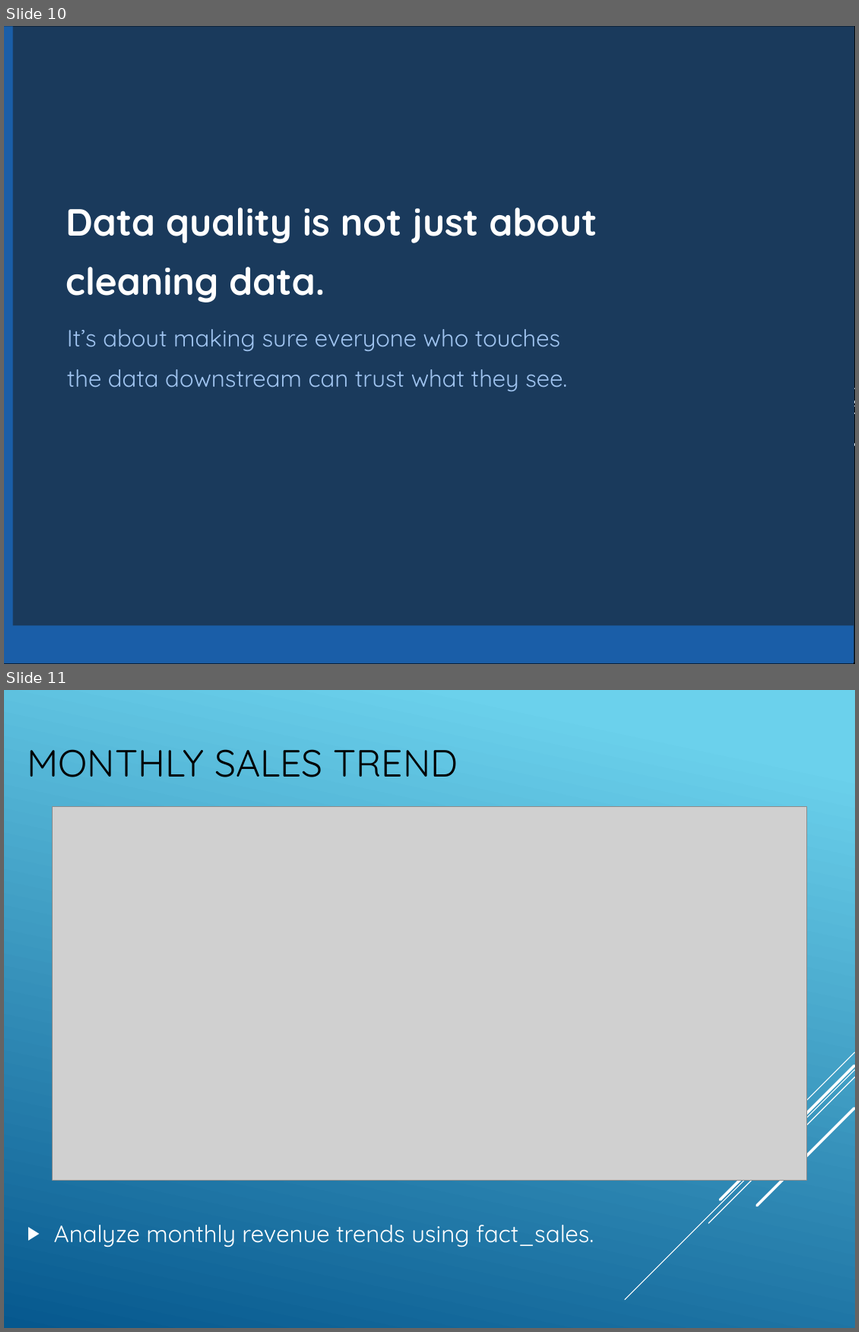
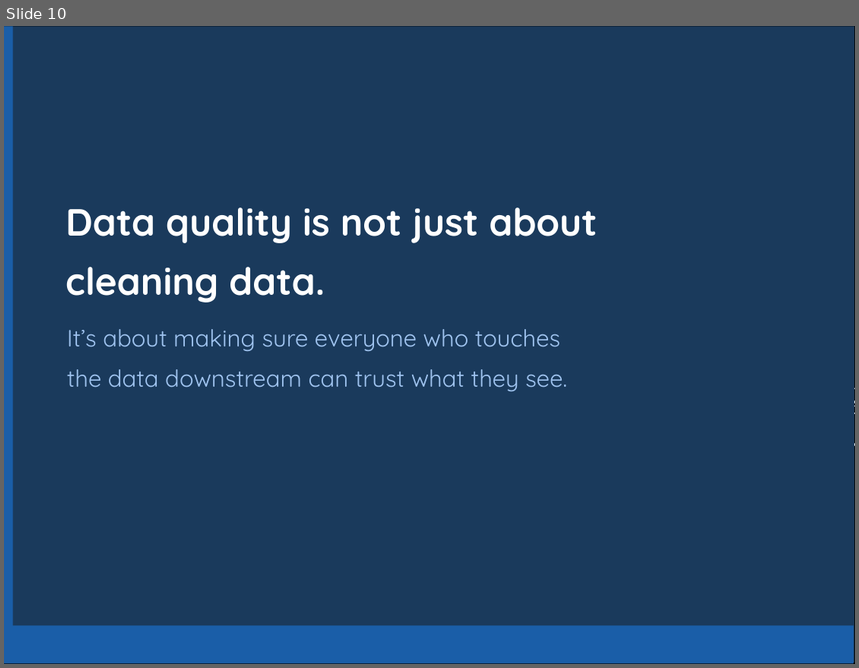
Before and after one commit to weihg27/ecommerce-project, a slide deck: slices/Olist_Ecommerce_Project_Presentation.pptx. Shown one above the other, each under a label of ours: slides 10 and 11 before the commit, slide 10 after it. The pictures are 859x1332 and 859x668 pixels, drawn with LibreOffice and Linux fonts; fonts in the diff are those of the drawing; grey boxes stand for pictures. Boxes give left, top, right and bottom in pixels: in the first picture for what was removed or moved away, otherwise in the second. Text is boxed around its words. In the diff, an @@ line names an element or a change of style, - is before the commit and + after.

```diff
--- a/slices/Olist_Ecommerce_Project_Presentation.pptx
+++ b/slices/Olist_Ecommerce_Project_Presentation.pptx
@@ slide 11 removed at (4, 690, 855, 1328), background gradient #6ED2EB to #06588E; not listed: 5 template elements that a slide beside it also shows @@
@@ title removed at (28, 749, 458, 777) @@
-MONTHLY SALES TREND
@@ picture removed at (53, 806, 807, 1180) @@
@@ text removed at (54, 1225, 594, 1248) @@
-▶ Analyze monthly revenue trends using fact_sales.
```
Also in this commit, not shown: 2 slides changed, 3 slides added.
